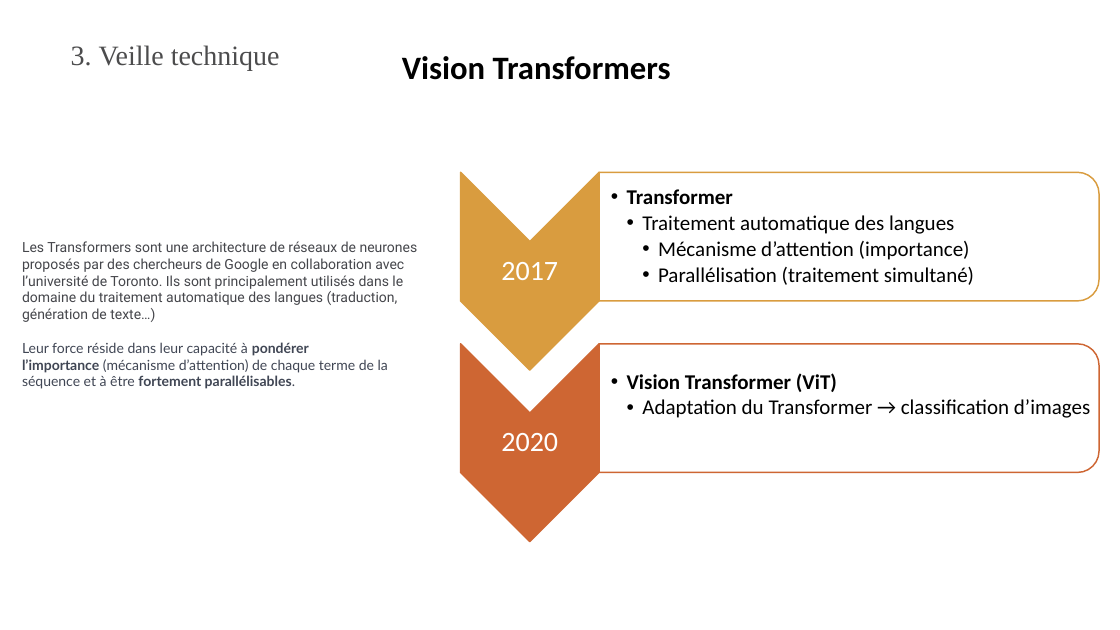
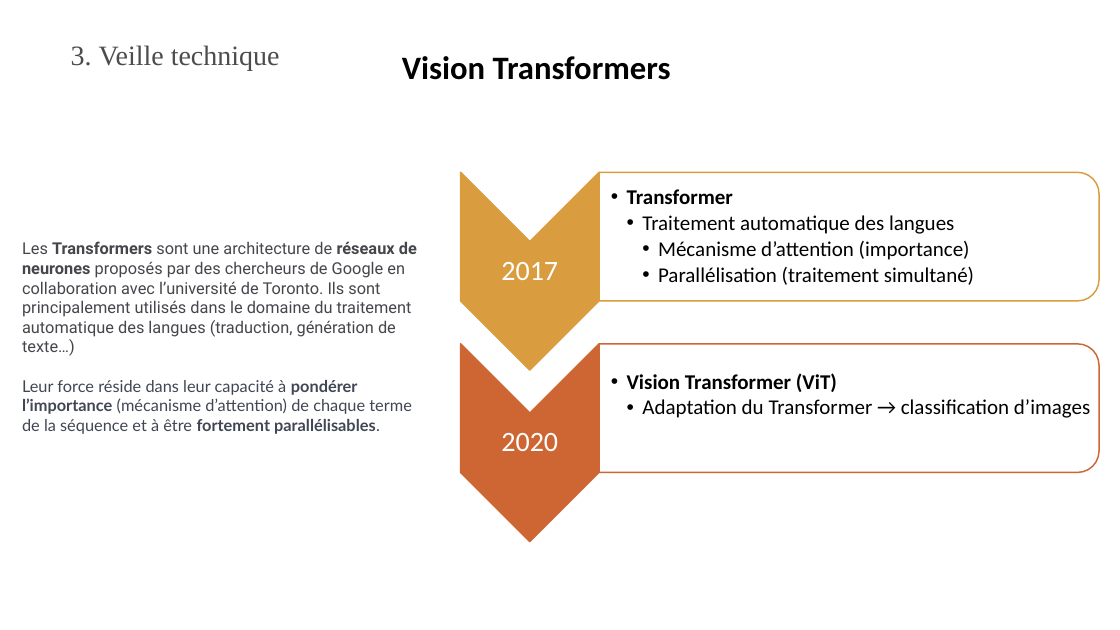
Before and after one commit to OSteeve/8_Realisez_un_dashboard_et_assurez_une_veille_technique, a slide deck: slide 13 of Presentation/P8_Otto_Steeve_4_presentation_052026.pptx. Drawn at 1120x630 pixels with LibreOffice and Linux fonts; fonts in the diff are those of the drawing. Boxes give left, top, right and bottom in pixels: in the first picture for what was removed or moved away, otherwise in the second. Text is boxed around its words. In the diff, an @@ line names an element or a change of style, - is before the commit and + after.

```diff
--- a/Presentation/P8_Otto_Steeve_4_presentation_052026.pptx
+++ b/Presentation/P8_Otto_Steeve_4_presentation_052026.pptx
@@ text "Les Transformers sont une architecture ..." at box(22, 241, 417, 434): size 12 to 14 pt; bold on in "Transformers réseaux de neurones" @@
```
Also in this commit, not shown: 18 other slides changed.
